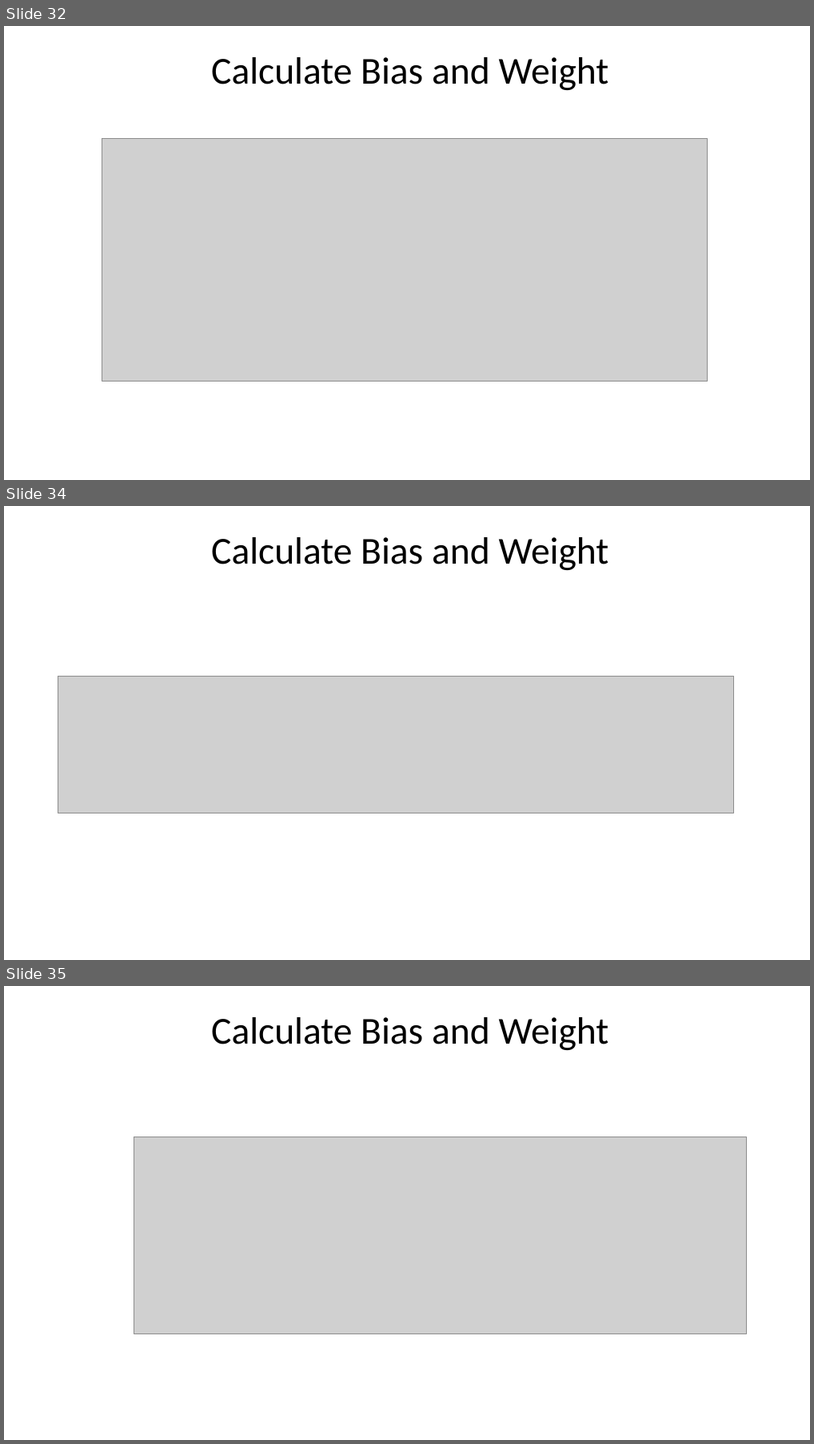
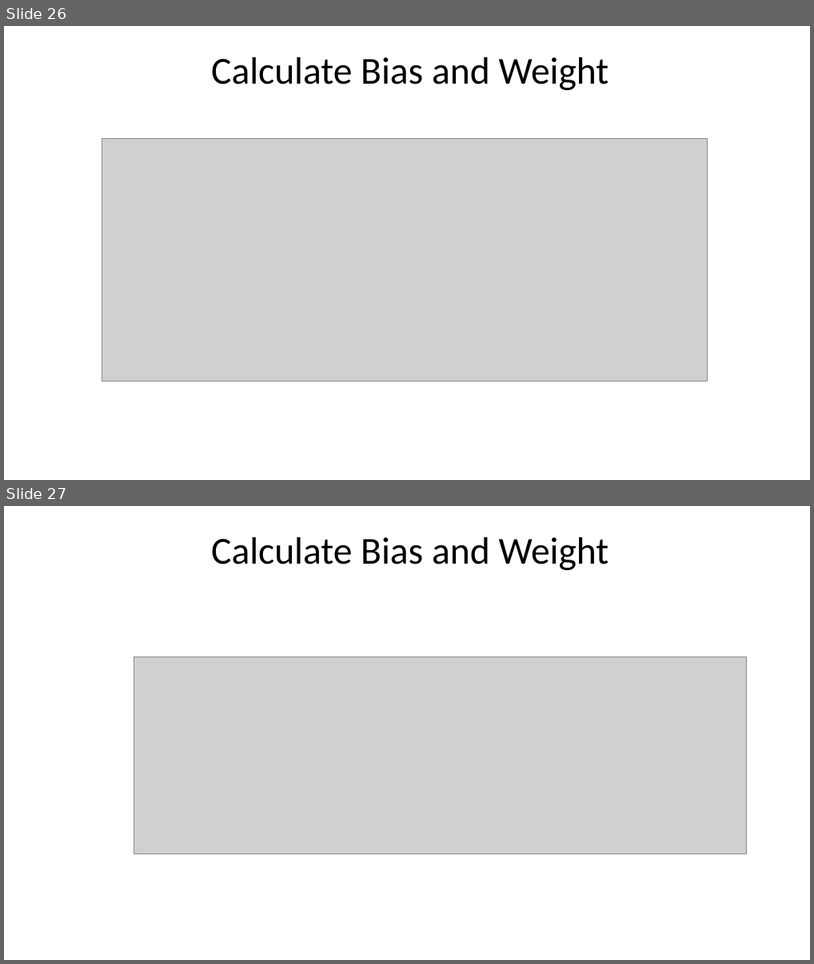
Before and after one commit to joshhu/hackthon_cht, a slide deck: 03 - Linear Model and gradient descent.pptx. Shown one above the other, each under a label of ours: slides 32, 34 and 35 before the commit, slides 26 and 27 after it; the slides between them are not shown. The pictures are 814x1444 and 814x964 pixels, drawn with LibreOffice and Linux fonts; fonts in the diff are those of the drawing; grey boxes stand for pictures. Boxes give left, top, right and bottom in pixels: in the first picture for what was removed or moved away, otherwise in the second. Text is boxed around its words. In the diff, an @@ line names an element or a change of style, - is before the commit and + after.

```diff
--- a/03 - Linear Model and gradient descent.pptx
+++ b/03 - Linear Model and gradient descent.pptx
@@ slide 34 removed at <box>4,506,810,960</box>, background #FFFFFF @@
@@ title removed at <box>211,537,610,570</box> @@
-Calculate Bias and Weight
@@ picture removed at <box>58,676,734,812</box> @@
@@ what was slide 32 is now slide 26 @@
@@ what was slide 35 is now slide 27 @@
```
Also in this commit, not shown: 1 slide changed, 8 other slides removed, 5 other files.
